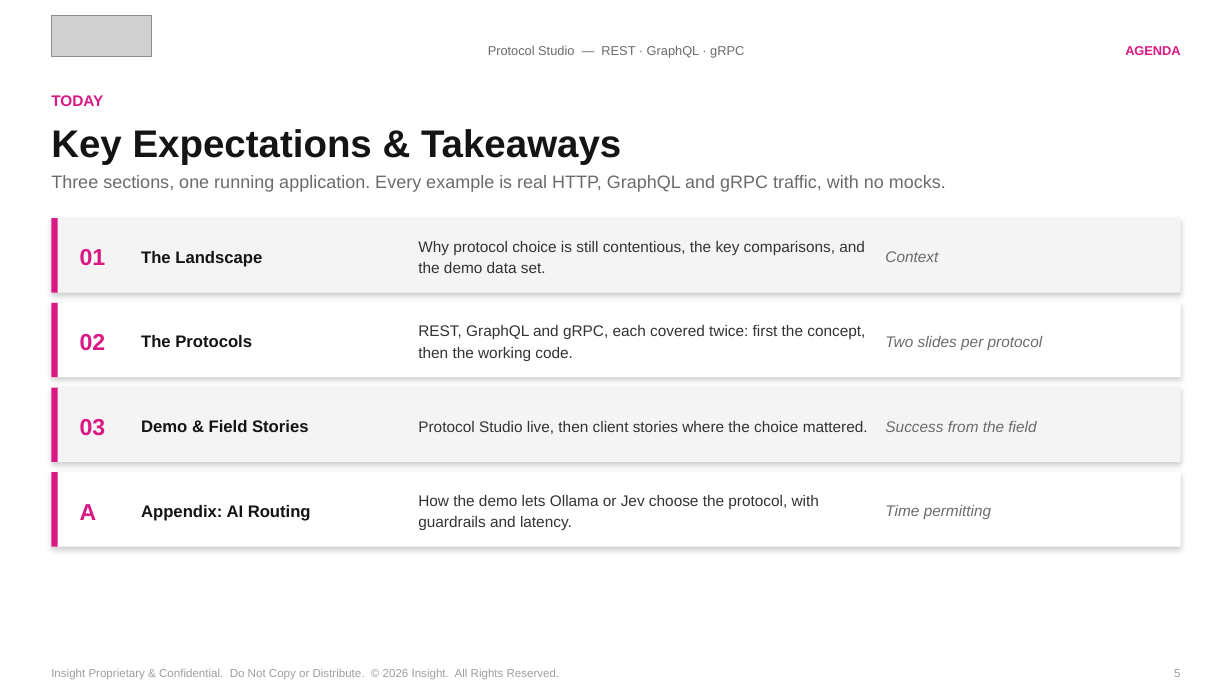
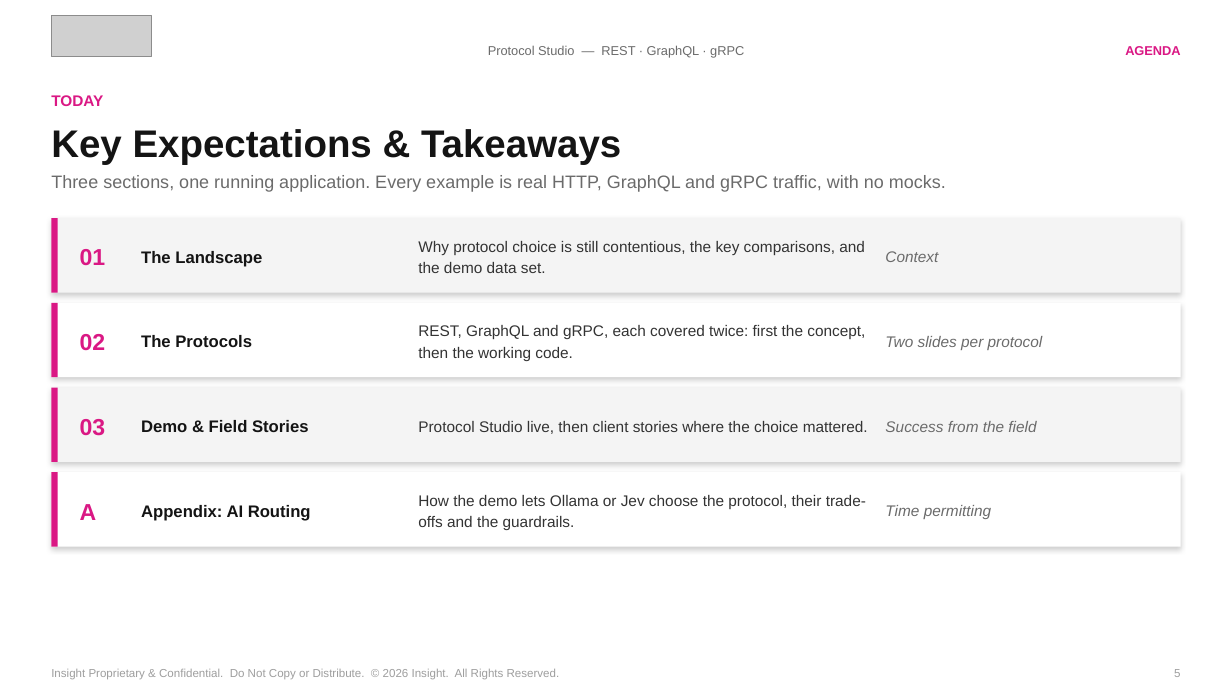
Before and after one commit to spietrek-insight/rest-graphql-grpc-ai-routing, a slide deck: slide 5 of presentation/rest-graphql-grpc-ai-routing-v6.pptx. Drawn at 1232x693 pixels with LibreOffice and Linux fonts; fonts in the diff are those of the drawing; grey boxes stand for pictures. Boxes give left, top, right and bottom in pixels: in the first picture for what was removed or moved away, otherwise in the second. Text is boxed around its words. In the diff, an @@ line names an element or a change of style, - is before the commit and + after.

```diff
--- a/presentation/rest-graphql-grpc-ai-routing-v6.pptx
+++ b/presentation/rest-graphql-grpc-ai-routing-v6.pptx
@@ text at (418, 495, 866, 530): text changed @@
-How the demo lets Ollama or Jev choose the protocol, with guardrails and latency.
+How the demo lets Ollama or Jev choose the protocol, their trade-offs and the guardrails.
```
Also in this commit, not shown: 5 other slides changed, 1 slide added, 1 slide removed, 2 other files.
